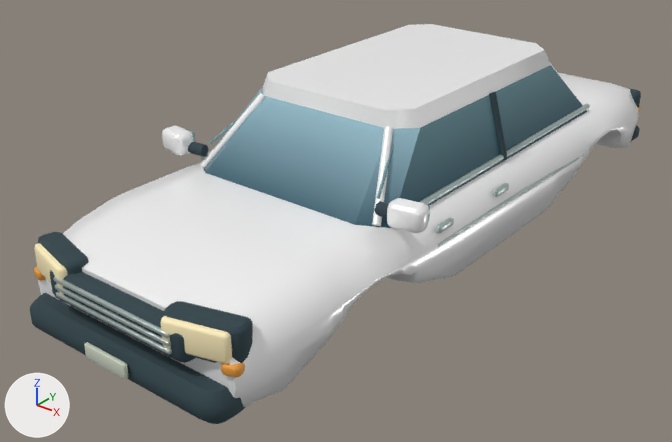
A saved change to the glTF model assets/models/vehicles/regency.glb.
Both versions are drawn from a 50 mm camera at (3.11, -4.49, 2.85) aimed at (-0.14, -0.43, 0.33). Lighting does not change. The marker at lower left points along +X, +Y and +Z. The older version comes first. Vertices at exactly the same position are counted once.

In view in the first picture: 'Chassis', 'Headlamps' and 2 more.
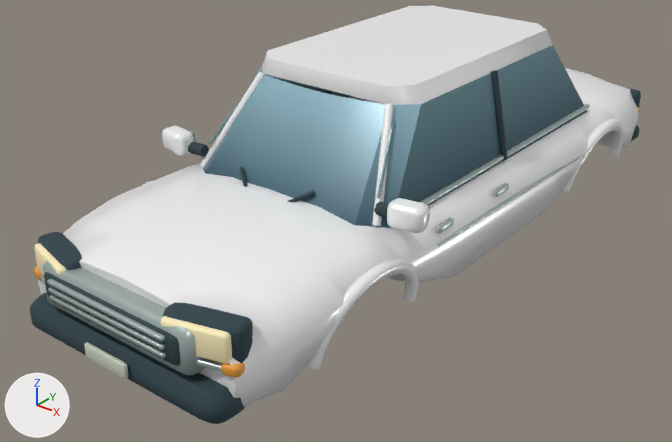
Changed parts and their boxes (x1, y1, x2, y2) in the pictures (672 x 442 px; the box of a moved part takes in the faces that stretch with it):
```json
{"object": "Chassis", "change": "reshaped", "before": [30, 24, 641, 424], "after": [30, 6, 641, 424]}
{"part": 1, "of": "me_chassis", "change": "added", "after": [239, 167, 248, 187]}
{"part": 2, "of": "me_chassis", "change": "added", "after": [288, 191, 315, 202]}
{"part": 3, "of": "me_chassis", "change": "moved or reshaped", "before": [50, 270, 195, 363], "after": [44, 272, 181, 366]}
{"part": 4, "of": "me_chassis", "change": "moved or reshaped", "before": [56, 292, 172, 354], "after": [50, 294, 166, 358]}
{"part": 5, "of": "me_chassis", "change": "moved or reshaped", "before": [55, 284, 171, 346], "after": [48, 287, 165, 350]}
{"part": 6, "of": "me_chassis", "change": "moved or reshaped", "before": [53, 277, 170, 338], "after": [47, 279, 165, 342]}
{"part": 7, "of": "me_chassis", "change": "added", "after": [197, 358, 222, 371], "on screen": "mostly hidden"}
{"part": 8, "of": "me_chassis", "change": "added", "after": [563, 119, 624, 191]}
{"part": 9, "of": "me_chassis", "change": "added", "after": [307, 258, 419, 369]}
{"part": 10, "of": "me_chassis", "change": "added", "after": [42, 260, 206, 375]}
{"part": 11, "of": "me_chassis", "change": "built on", "before": [200, 24, 587, 228], "after": [76, 6, 610, 386]}
{"part": 12, "of": "me_chassis", "change": "edited", "before": [38, 103, 626, 407], "after": [38, 103, 626, 407], "on screen": "looks the same"}
```

Scene script edits in JSON lines:
```json
{"block": "me_chassis", "where": "# used by ob_chassis; location = (0.0, 0.0, 0.0)"}
{"op": "remove", "block": "me_chassis", "code": "me_chassis.from_pydata(...)  # 2028 vertices, 3906 faces; spans x -0.92..0.92, y -2.34..2.31, z 0.26..1.25"}
{"op": "add", "block": "me_chassis", "code": "me_chassis.from_pydata(...)  # 2789 vertices, 5382 faces; spans x -0.92..0.92, y -2.34..2.31, z 0.26..1.38"}
{"block": "me_chassis", "change": "me_chassis part 1: the loose piece of 12 vertices spanning x -0.61..-0.49, y -1.02..-0.74, z 0.9..1.1 is copied, and the copy is multiplied about its middle by the matrix ((0.198, -0.372, -0.244), (0.35, 0.296, -0.166), (0.275, -0.108, 0.387)), then moved by (0.35, -0.28, -0.16), in mat_rubber; it spans x -0.27..-0.13, y -1.21..-1.1, z 0.8..0.89"}
{"block": "me_chassis", "change": "me_chassis part 2: the loose piece of 12 vertices spanning x 0.49..0.61, y -1.02..-0.74, z 0.9..1.1 is copied, and the copy is multiplied about its middle by the matrix ((0.198, 0.372, 0.244), (-0.35, 0.296, -0.166), (-0.275, -0.108, 0.387)), then moved by (-0.35, -0.28, -0.16), in mat_rubber; it spans x 0.13..0.27, y -1.21..-1.1, z 0.8..0.89"}
{"block": "me_chassis", "change": "me_chassis part 3: the loose piece of 72 vertices spanning x -0.48..0.48, y -2.27..-2.13, z 0.5..0.67 is moved by (0.0, -0.03, 0.0)"}
{"block": "me_chassis", "change": "me_chassis part 4: the loose piece of 72 vertices spanning x -0.41..0.41, y -2.28..-2.26, z 0.55..0.57 is moved by (0.0, -0.03, 0.0)"}
{"block": "me_chassis", "change": "me_chassis part 5: the loose piece of 72 vertices spanning x -0.41..0.41, y -2.28..-2.26, z 0.59..0.61 is moved by (0.0, -0.03, 0.0)"}
{"block": "me_chassis", "change": "me_chassis part 6: the loose piece of 72 vertices spanning x -0.41..0.41, y -2.28..-2.26, z 0.63..0.65 is moved by (0.0, -0.03, 0.0)"}
{"block": "me_chassis", "change": "me_chassis part 7: the loose piece of 72 vertices spanning x -0.41..0.41, y -2.28..-2.26, z 0.55..0.57 is copied, and the copy is multiplied about its middle by the matrix ((0.349, -0.382, 0.0), (0.093, 1.437, 0.0), (0.0, 0.0, 1.236)), then moved by (0.51, 0.05, -0.02); it spans x 0.36..0.66, y -2.27..-2.17, z 0.52..0.54"}
{"block": "me_chassis", "change": "me_chassis part 8: a new loose piece of 104 vertices spanning x 0.71..0.85, y 0.87..1.74, z 0.32..0.71, in mat_coachpaint"}
{"block": "me_chassis", "change": "me_chassis part 9: a new loose piece of 104 vertices spanning x 0.71..0.85, y -1.74..-0.87, z 0.32..0.71, in mat_coachpaint"}
{"block": "me_chassis", "change": "me_chassis part 10: a new loose piece of 80 vertices spanning x -0.53..0.53, y -2.28..-2.14, z 0.46..0.7, in mat_metal"}
{"block": "me_chassis", "change": "me_chassis part 11: 66 vertices moved from x -0.65..0.65, y -0.75..1.28, z 0.79..1.25 to x -0.65..0.65, y -0.75..1.28, z 0.79..1.38; 10 vertices removed from x -0.64..0.64, y -0.72..1.28, z 0.76..1.17; 107 vertices added at x -0.65..0.65, y -2.18..2.18, z 0.73..1.3"}
{"block": "me_chassis", "change": "me_chassis part 12: 1617 kept faces spanning x -0.91..0.91, y -2.34..2.31, z 0.29..1.38 get new vertex colours"}
{"block": "me_chassis", "change": "other edits to the shape of me_chassis do not show in these pictures"}
```
